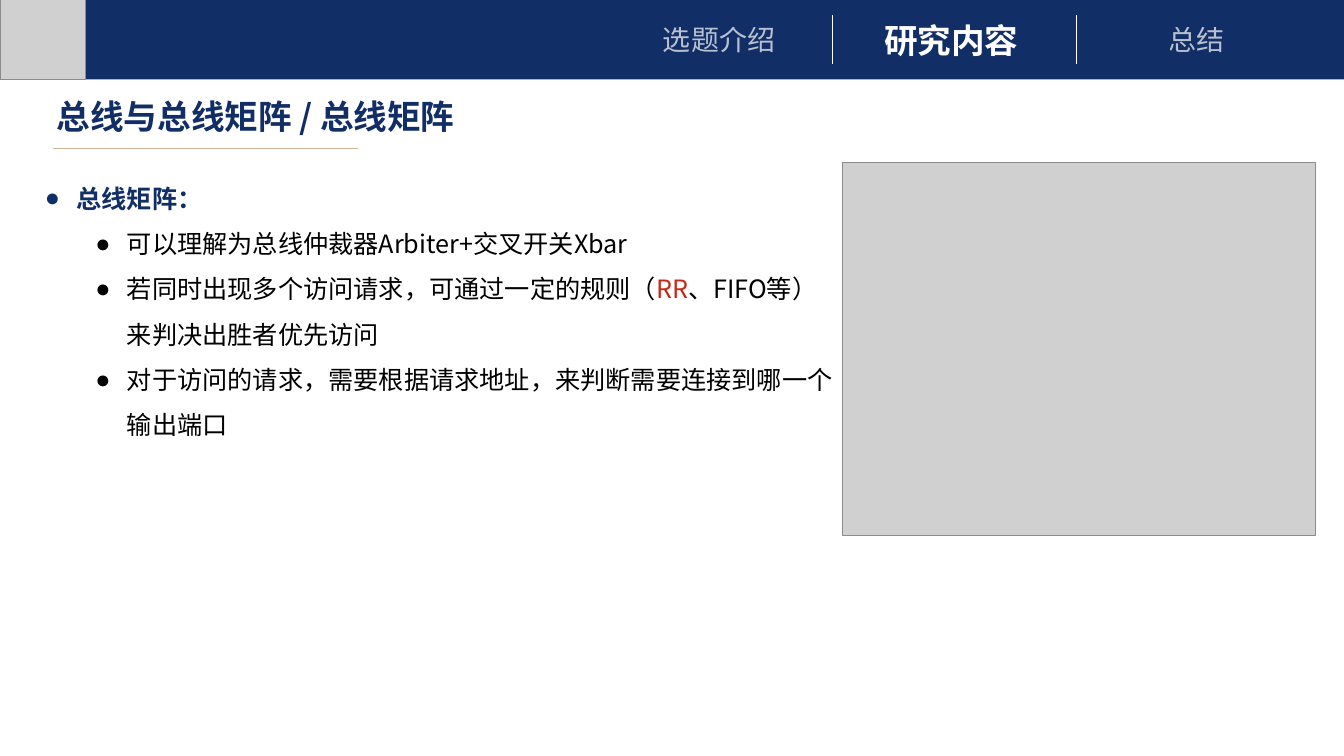
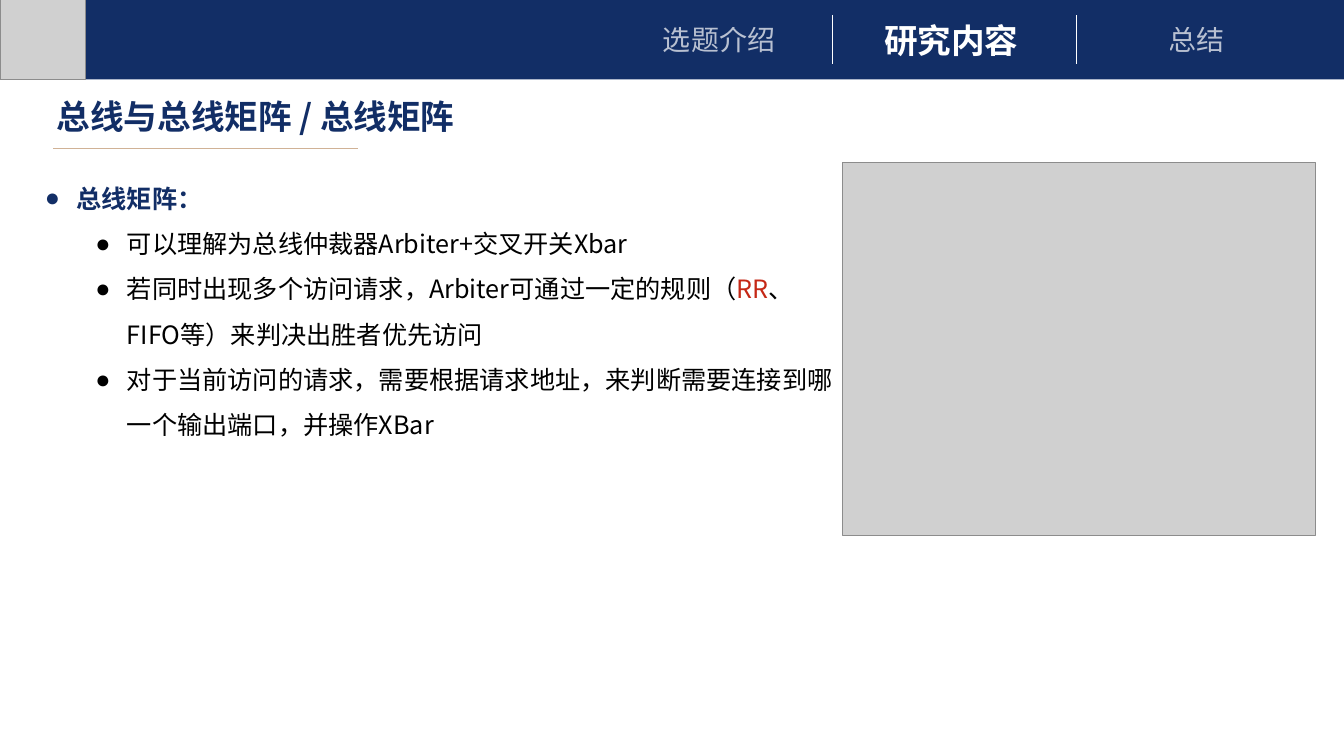
Before and after one commit to FINALxxx/UBL, a slide deck: slide 7 of UBL.pptx. Drawn at 1344x756 pixels with LibreOffice and Linux fonts; fonts in the diff are those of the drawing; grey boxes stand for pictures. Boxes give left, top, right and bottom in pixels: in the first picture for what was removed or moved away, otherwise in the second. Text is boxed around its words. In the diff, an @@ line names an element or a change of style, - is before the commit and + after.

```diff
--- a/UBL.pptx
+++ b/UBL.pptx
@@ text at bbox=[127, 276, 833, 437]: text changed @@
-  ● 若同时出现多个访问请求，可通过一定的规则（RR、FIFO等）来判决出胜者优先访问
-  ● 对于访问的请求，需要根据请求地址，来判断需要连接到哪一个输出端口
+  ● 若同时出现多个访问请求，Arbiter可通过一定的规则（RR、FIFO等）来判决出胜者优先访问
+  ● 对于当前访问的请求，需要根据请求地址，来判断需要连接到哪一个输出端口，并操作XBar
```
Also in this commit, not shown: 13 other slides changed, 1 slide added.
